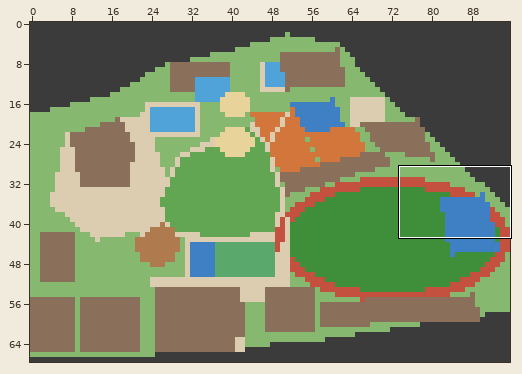
One commit to this Tiled map (JSON): assets/maps/ngsc-blockout.tmj. The picture above shows the old version from afar; the outline marks the close-up.
Close-up. Before:
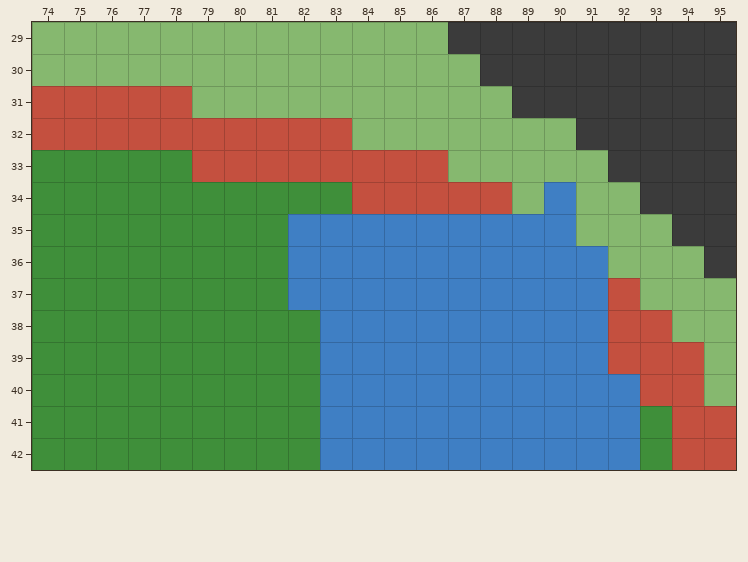
Cells are 32x32 px. Shown: x 74..95, y 29..42. The commit also changed other parts of the map, which this record leaves out.
The same view after the edit:
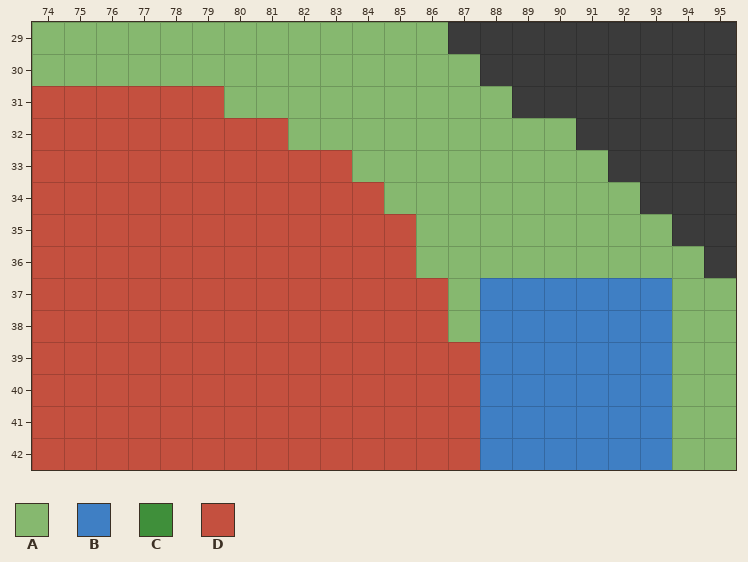
Key: from "blockout": A 1 "garden", B 8 "hard", C 9 "pitch", D 10 "track".
_ is an empty cell.
The exact change:
Layer "ground":
The author changed tile B to tile A in row 34 at x 90; in row 35 at x 86 to 90; in row 36 at x 86 to 91; in rows 37 to 38 at x 87.
The author changed tile D to tile A in row 32 at x 82 to 83; in row 33 at x 84 to 86; in row 34 at x 85 to 88; in rows 39 to 40 at x 94; in rows 41 to 42 at x 94 to 95.
The author changed tile A to tile B in row 37 at x 93.
The author changed tile C to tile B in rows 41 to 42 at x 93.
The author changed tile D to tile B in row 37 at x 92; in rows 38 to 39 at x 92 to 93; in row 40 at x 93.
The author changed tile A to tile D in row 31 at x 79.
The author changed tile B to tile D in rows 35 to 36 at x 82 to 85; in row 37 at x 82 to 86; in row 38 at x 83 to 86; in rows 39 to 42 at x 83 to 87.
The author changed tile C to tile D in row 33 at x 74 to 78; in row 34 at x 74 to 83; in rows 35 to 37 at x 74 to 81; in rows 38 to 42 at x 74 to 82.
Pixel boxes of the changes (left, top, right, bottom) in both close-ups:
changed: (192, 86, 224, 118)
changed: (32, 118, 736, 470)
